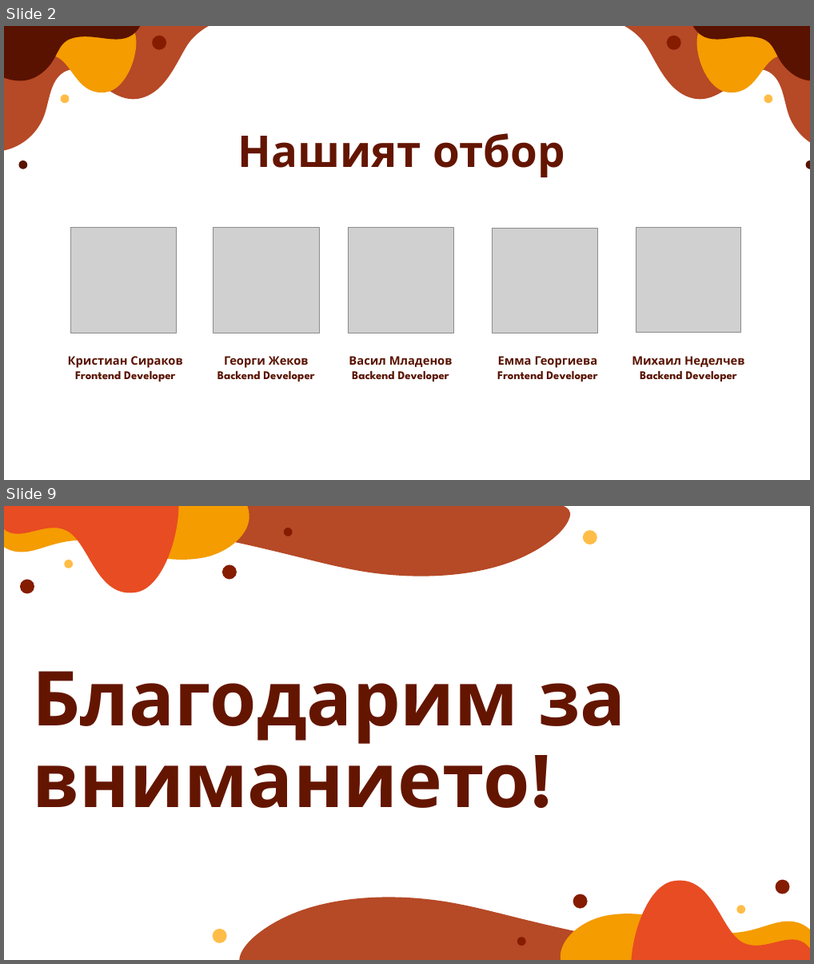
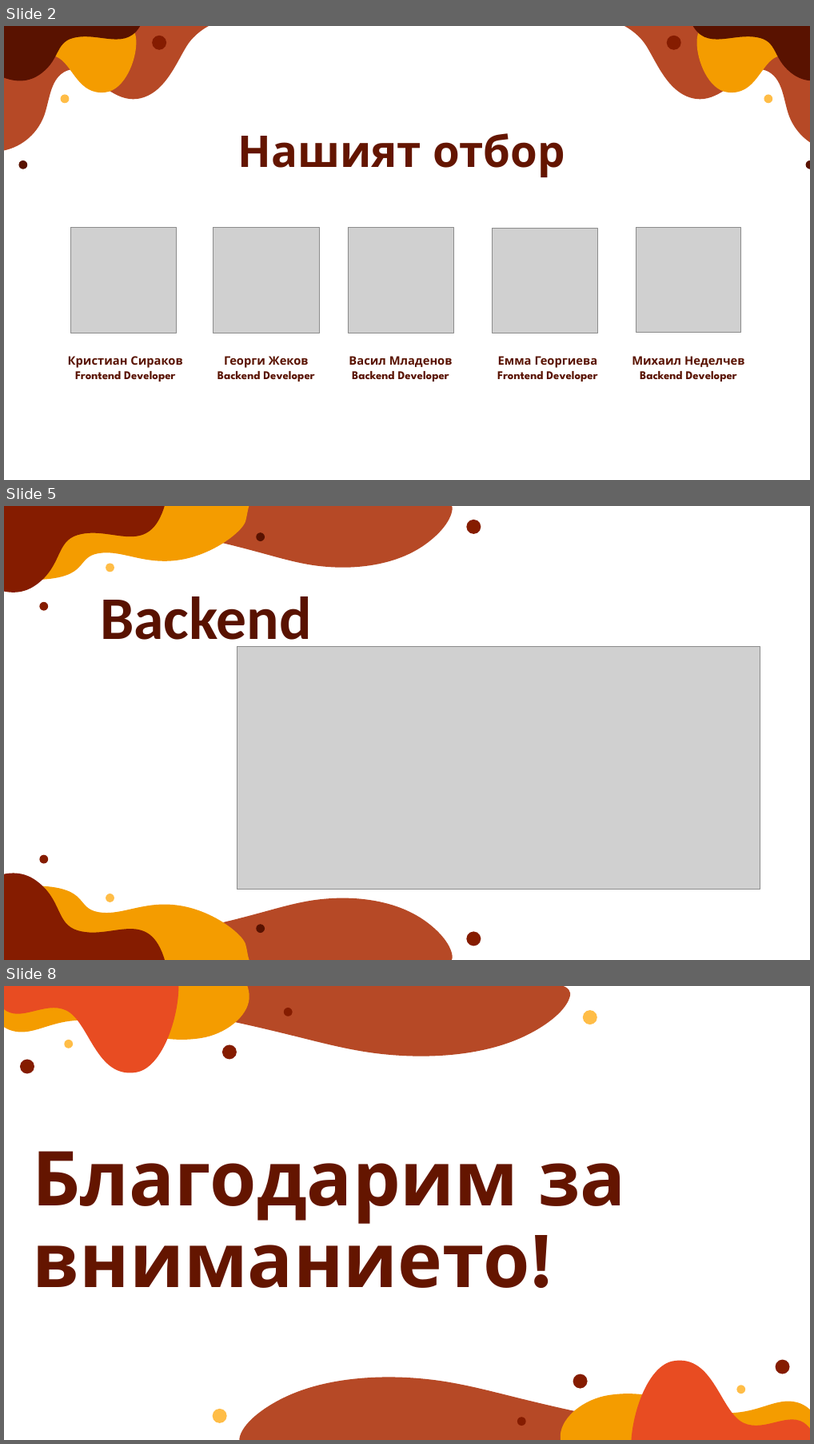
Before and after one commit to EGGeorgieva21/HOMELANDER, a slide deck: presentationpptx.pptx. Shown one above the other, each under a label of ours: slides 2 and 9 before the commit, slides 2, 5 and 8 after it; the slides between them are not shown. The pictures are 814x964 and 814x1444 pixels, drawn with LibreOffice and Linux fonts; fonts in the diff are those of the drawing; grey boxes stand for pictures. Boxes give left, top, right and bottom in pixels: in the first picture for what was removed or moved away, otherwise in the second. Text is boxed around its words. In the diff, an @@ line names an element or a change of style, - is before the commit and + after.

```diff
--- a/presentationpptx.pptx
+++ b/presentationpptx.pptx
@@ slide 5 added at <box>4,506,810,960</box>, background #FFFFFF @@
@@ freeform shape added at <box>4,506,165,592</box>, fill #851C00 @@
@@ freeform shape added at <box>30,506,458,580</box>, fill #B64926 @@
@@ freeform shape added at <box>40,506,251,580</box>, fill #F49C00 @@
@@ ellipse added at <box>466,520,482,534</box>, fill #851C00 @@
@@ ellipse added at <box>256,532,265,541</box>, fill #591200 @@
@@ ellipse added at <box>106,563,114,572</box>, fill #FFBD47 @@
@@ ellipse added at <box>40,601,48,610</box>, fill #851C00 @@
@@ title added at <box>100,596,312,653</box>, 72 pt, text #591200, bold @@
+Backend
@@ picture added at <box>237,647,760,889</box> @@
@@ ellipse added at <box>40,855,48,863</box>, fill #851C00 @@
@@ freeform shape added at <box>4,872,165,960</box>, fill #851C00 @@
@@ freeform shape added at <box>30,886,458,960</box>, fill #B64926 @@
@@ freeform shape added at <box>40,886,251,960</box>, fill #F49C00 @@
@@ ellipse added at <box>106,893,114,902</box>, fill #FFBD47 @@
@@ ellipse added at <box>256,924,265,932</box>, fill #591200 @@
@@ ellipse added at <box>466,932,482,946</box>, fill #851C00 @@
@@ what was slide 9 is now slide 8 @@
```
Also in this commit, not shown: 2 slides changed, 2 other slides added, 4 slides removed, 5 other files.
